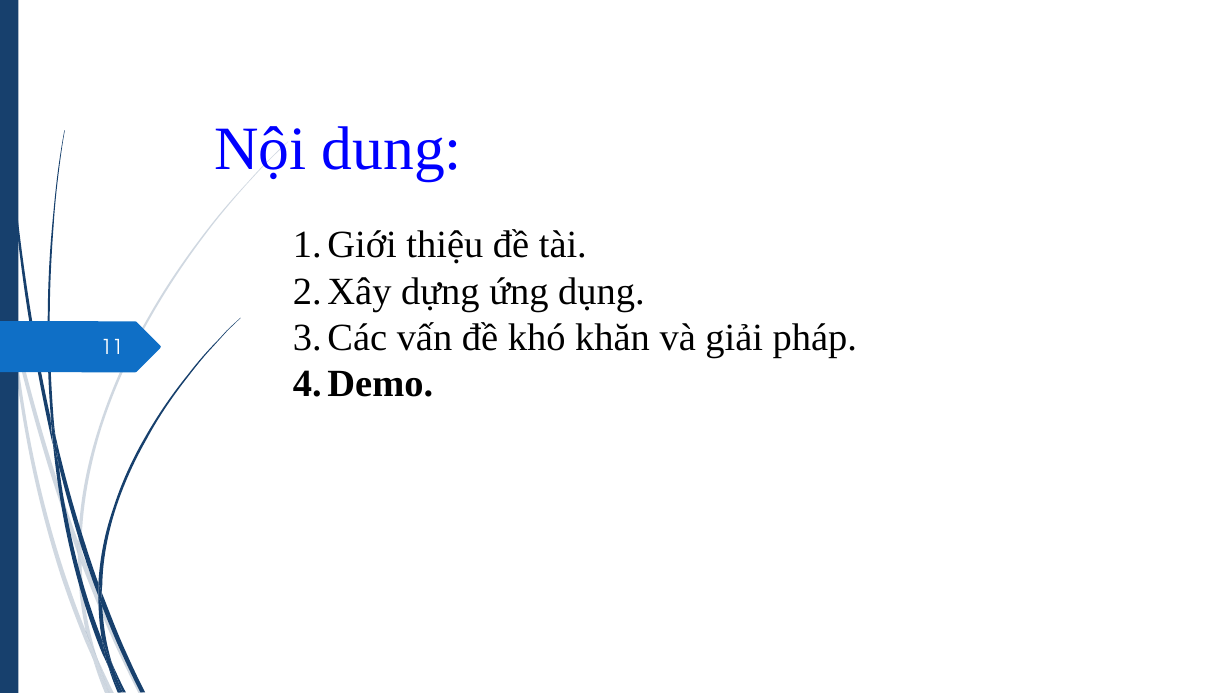
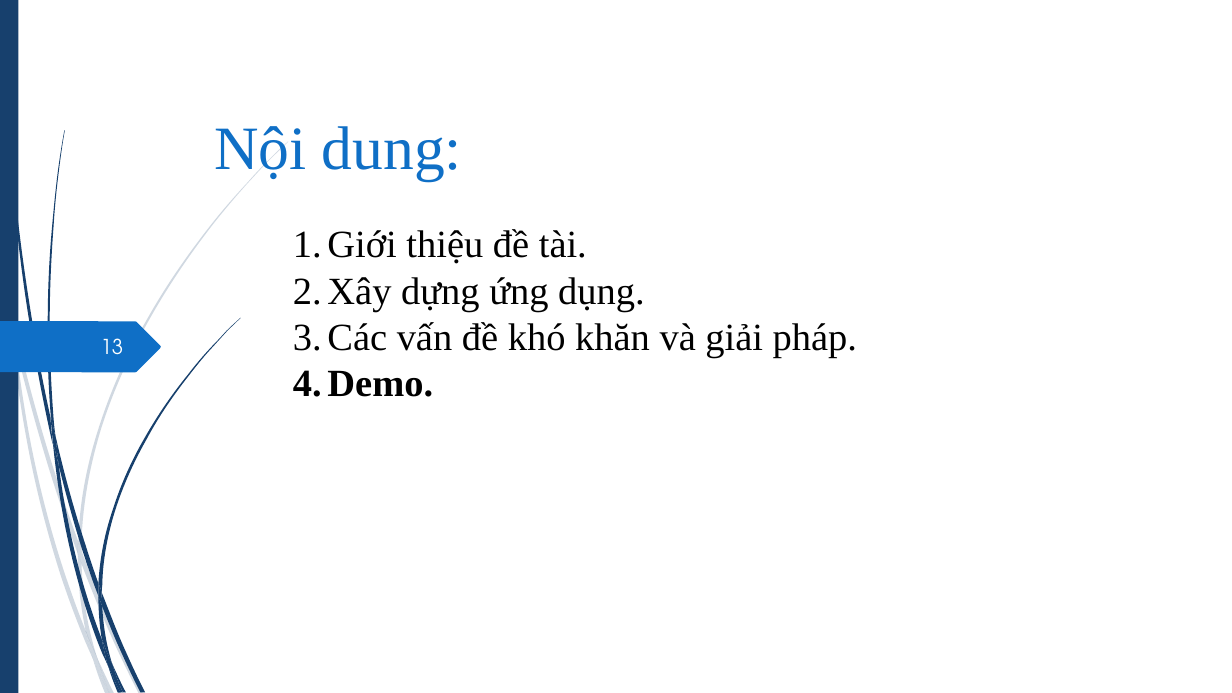
Before and after one commit to hvngoc/Presentation, a slide deck: slide 13 of slide 2.pptx (slide 11 before the commit). Drawn at 1232x693 pixels with LibreOffice and Linux fonts; fonts in the diff are those of the drawing. Boxes give left, top, right and bottom in pixels: in the first picture for what was removed or moved away, otherwise in the second. Text is boxed around its words. In the diff, an @@ line names an element or a change of style, - is before the commit and + after.

```diff
--- a/slide 2.pptx
+++ b/slide 2.pptx
@@ text "Nội dung:" at <box>214,126,462,180</box>: text colour #0000FF to #0F6FC6 @@
@@ page number at <box>101,338,124,355</box>: text changed @@
-11
+13
```
Also in this commit, not shown: 12 other slides changed, 2 slides added.
